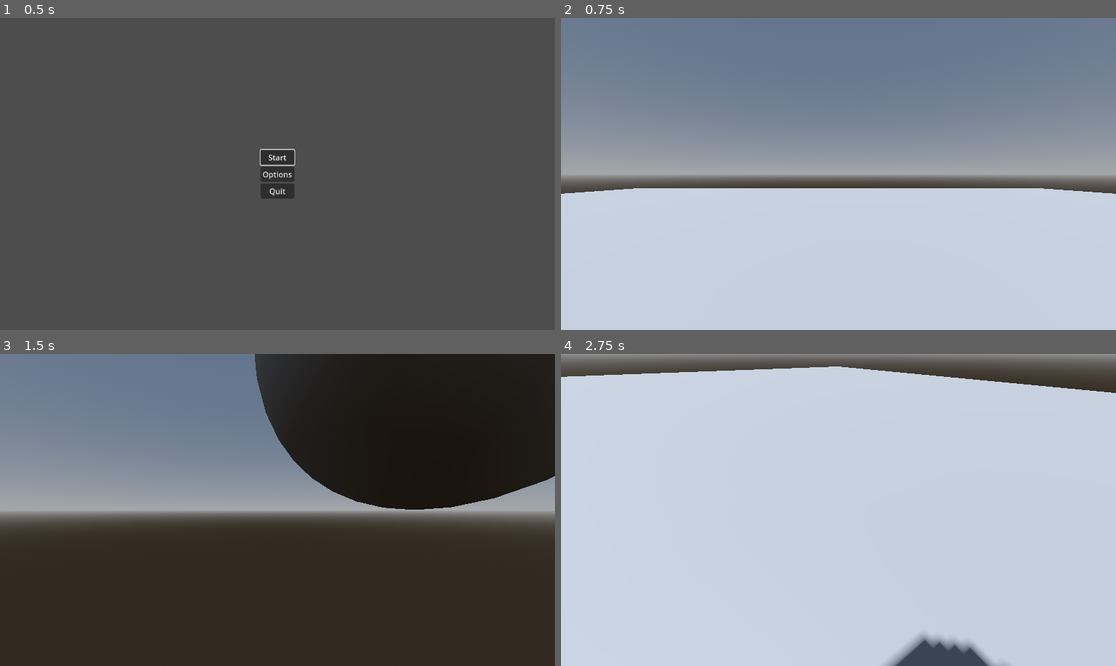
Above: before the commit, frames 1-4 (two rows, left to right).
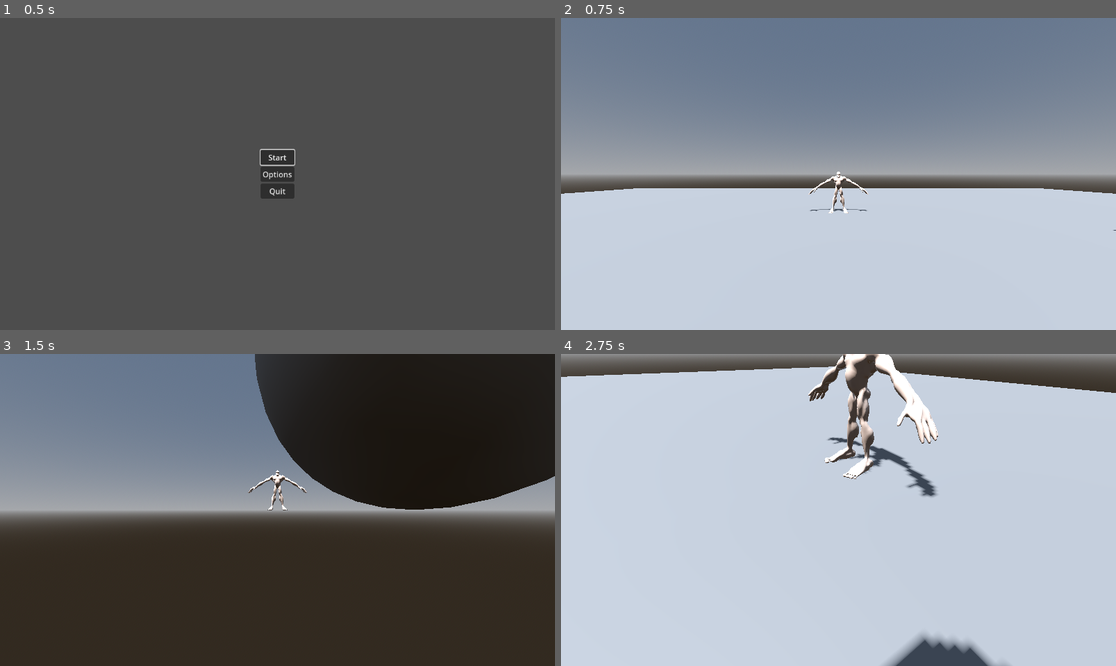
Above: after the commit, the same moments.

Repository: notme84/WildJam76
Game: Godot game, scene res://Scenes/main_menu.tscn
Same seed, same stepped clock (60 frames per second), same inputs: the game is played once before the commit and once after it.
Inputs (mouse positions are in pixels of both pictures, inside the frame that each line leads up to):
- Up to frame 1 (0.5 s): no input
- Up to frame 2 (0.75 s): click "Start" at 0.5 s
- Up to frame 3 (1.5 s): tap Enter at 1.25 s; move the mouse to (305, 510) at 1.27 s; hold W (move_up) from 1.28 s (still down); hold C (camera_mode) from 1.28 s (still down)
- Up to frame 4 (2.75 s): keep holding W (move_up); move the mouse to (810, 510) at 2.02 s; release C (camera_mode) at 2.03 s; tap C (camera_mode) at 2.1 s

Frame 1 is identical in both runs. In frame 2, 0.3% of the frame differs, in the area x 44-100%, y 49-69%; in frame 3, 0.2%; in frame 4, 3.4%, in the area x 44-68%, y 0-46%.

Commit message:
basic yeti w/ collision scene

Diff:
--- a/MarkStuffTemp/main_game.tscn
+++ b/MarkStuffTemp/main_game.tscn
@@ -1,6 +1,7 @@
-[gd_scene load_steps=7 format=3 uid="uid://0s2vyyh3ffjx"]
+[gd_scene load_steps=8 format=3 uid="uid://0s2vyyh3ffjx"]
 
 [ext_resource type="PackedScene" uid="uid://bl64fol7gyyh2" path="res://MarkStuffTemp/yeti_player.tscn" id="1_2w8k1"]
+[ext_resource type="PackedScene" uid="uid://ymj3yisyidsn" path="res://Scenes/yeti_enemy.tscn" id="2_7nskc"]
 
 [sub_resource type="ProceduralSkyMaterial" id="ProceduralSkyMaterial_crkph"]
 
@@ -38,3 +39,9 @@
 
 [node name="MeshInstance3D" type="MeshInstance3D" parent="Environment/StaticBody3D"]
 mesh = SubResource("BoxMesh_mhvfs")
+
+[node name="YetiEnemy" parent="." instance=ExtResource("2_7nskc")]
+transform = Transform3D(1, 0, 0, 0, 1, 0, 0, 0, 1, 0, 0, -9.79262)
+
+[node name="YetiEnemy2" parent="." instance=ExtResource("2_7nskc")]
+transform = Transform3D(0.634663, 0, -0.772789, 0, 1, 0, 0.772789, 0, 0.634663, 9.59675, 0, -5.19754)
--- /dev/null
+++ b/Scenes/yeti_enemy.tscn
@@ -0,0 +1,15 @@
+[gd_scene load_steps=3 format=3 uid="uid://ymj3yisyidsn"]
+
+[ext_resource type="PackedScene" uid="uid://dn0616wg3ew14" path="res://assets/character/meatMachine_yeti6.glb" id="1_5hoj8"]
+
+[sub_resource type="CapsuleShape3D" id="CapsuleShape3D_aluh6"]
+radius = 0.309303
+height = 2.00371
+
+[node name="YetiEnemy" type="CharacterBody3D"]
+
+[node name="YetiMesh" parent="." instance=ExtResource("1_5hoj8")]
+
+[node name="CollisionShape3D" type="CollisionShape3D" parent="."]
+transform = Transform3D(1, 0, 0, 0, 1, 0, 0, 0, 1, 0, 0.954293, 0)
+shape = SubResource("CapsuleShape3D_aluh6")
Not shown, added: assets/character/meatMachine_yeti6.glb.import
Binary file added: assets/character/meatMachine_yeti6_muscle_n.png
Not shown, added: assets/character/meatMachine_yeti6_muscle_n.png.import
Binary file added: assets/character/meatMachine_yeti6_muscletexture.png
Not shown, added: assets/character/meatMachine_yeti6_muscletexture.png.import
